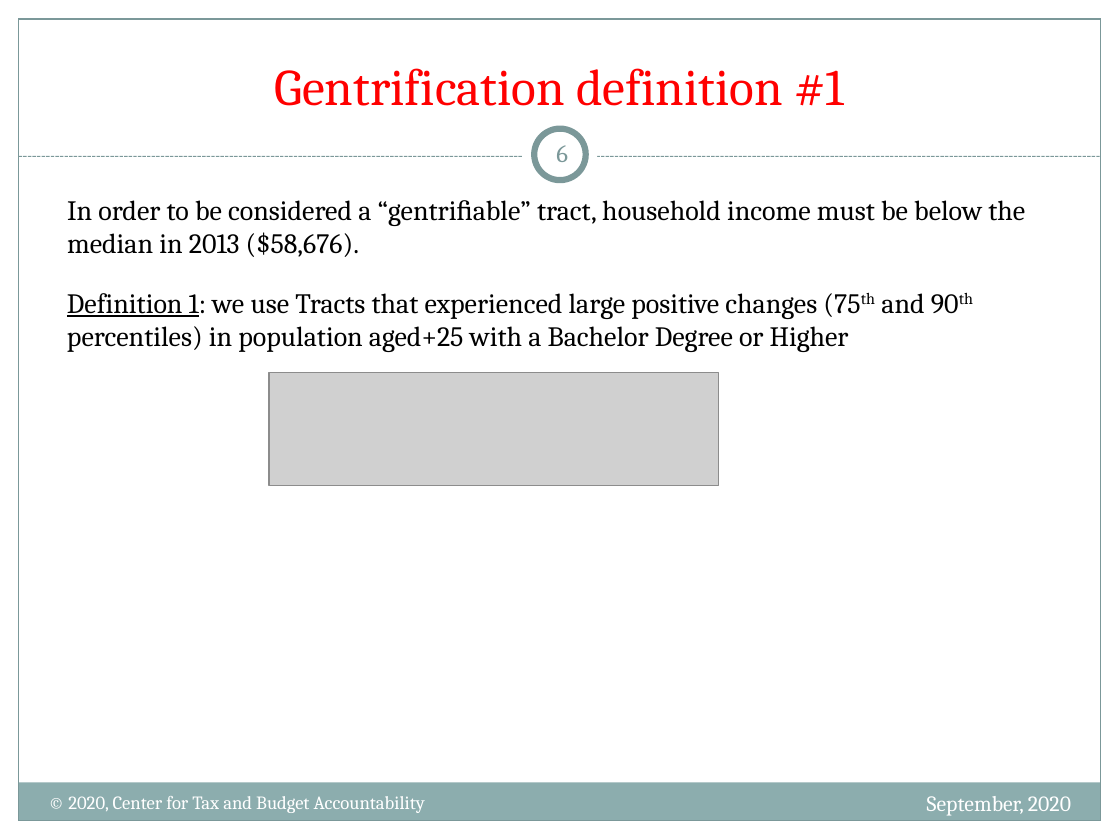
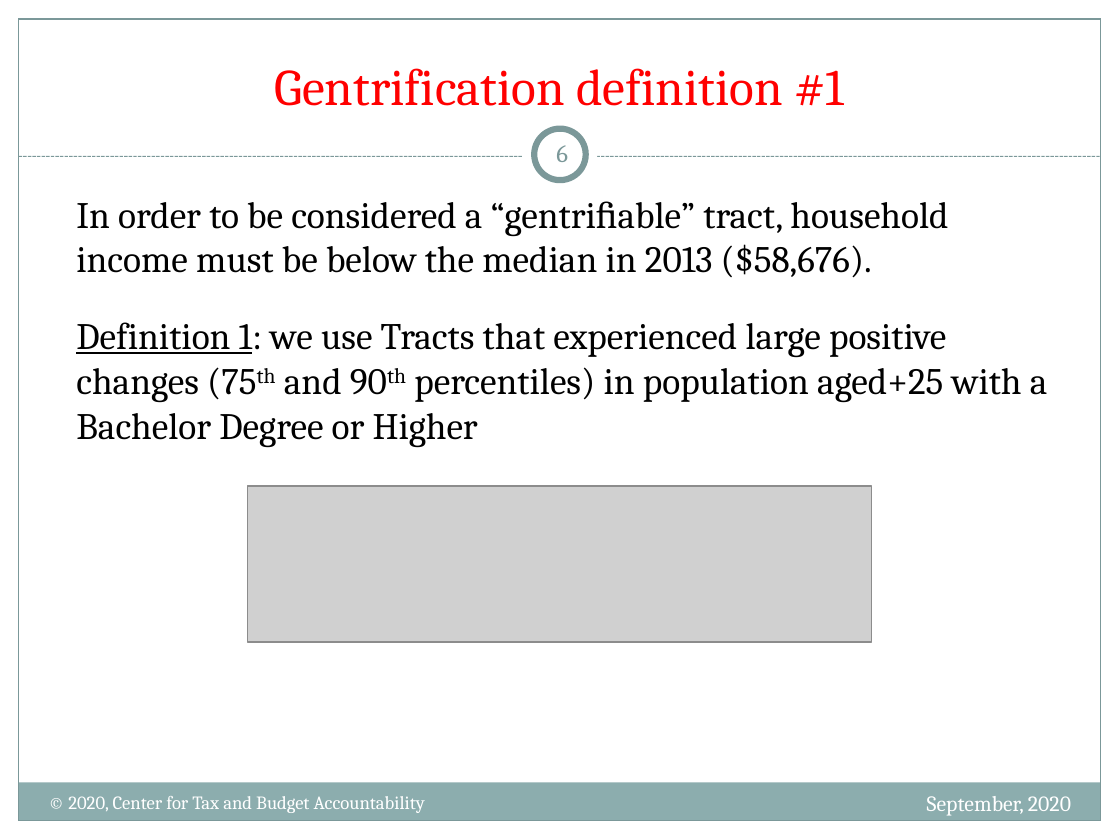
Before and after one commit to nanojgarcia/CTBA_FD, a slide deck: slide 6 of NHS - Gentrification in the City of Chicago.pptx. Drawn at 1120x840 pixels with LibreOffice and Linux fonts; fonts in the diff are those of the drawing; grey boxes stand for pictures. Boxes give left, top, right and bottom in pixels: in the first picture for what was removed or moved away, otherwise in the second. Text is boxed around its words. In the diff, an @@ line names an element or a change of style, - is before the commit and + after.

```diff
--- a/NHS - Gentrification in the City of Chicago.pptx
+++ b/NHS - Gentrification in the City of Chicago.pptx
@@ text "In order to be considered ...": place and size @@
-text "In order to be considered ..." at bbox=[67, 200, 1025, 257]
+text "In order to be considered ..." at bbox=[76, 201, 948, 278]
@@ text "In order to be considered ..." at bbox=[76, 201, 948, 278]: size 18 to 24 pt @@
@@ text "Definition 1: we use Tracts ..." at bbox=[76, 322, 1048, 448]: size 18 to 24 pt @@
@@ text "Definition 1: we use Tracts ...": place and size @@
-text "Definition 1: we use Tracts ..." at bbox=[67, 293, 924, 352]
+text "Definition 1: we use Tracts ..." at bbox=[76, 322, 1048, 448]
@@ picture: place and size @@
-picture at bbox=[269, 373, 718, 485]
+picture at bbox=[248, 486, 871, 642]
```
Also in this commit, not shown: 15 other slides changed, 1 slide added, 1 other file.
